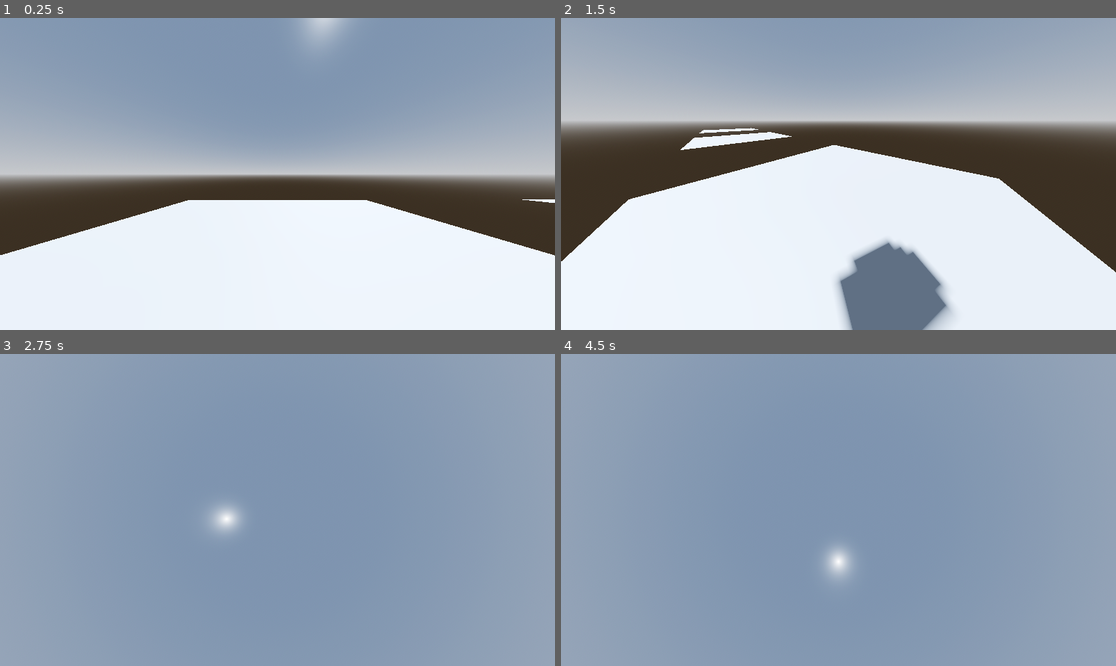
Above: before the commit, frames 1-4 (two rows, left to right).
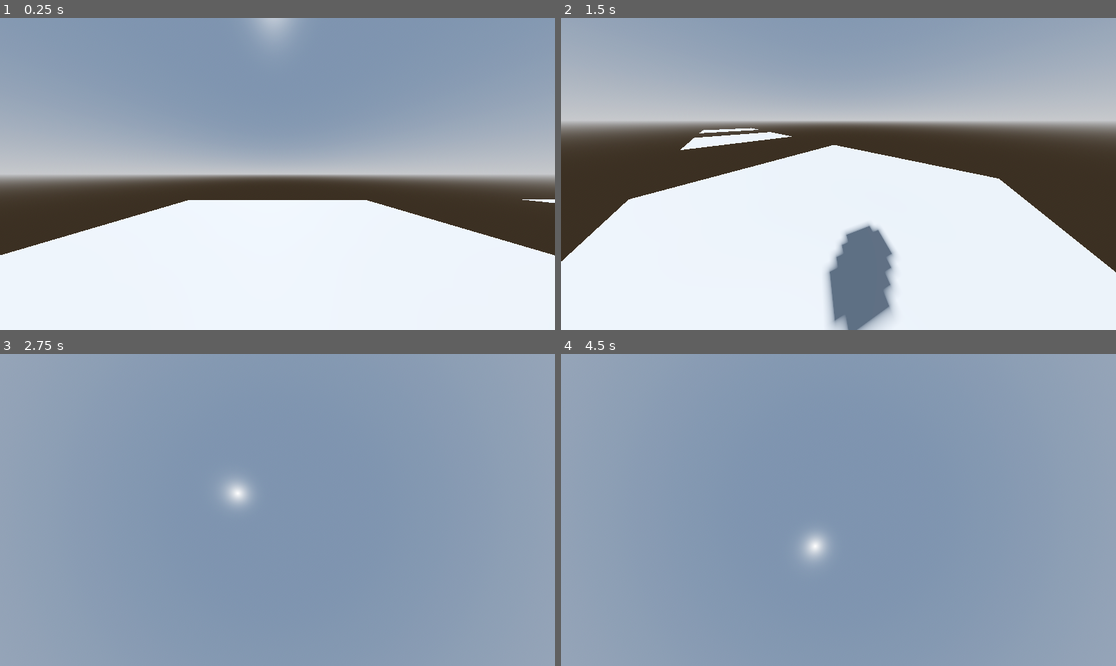
Above: after the commit, the same moments.

Repository: Warladd/RoboRogue
Game: Godot game, scene res://scenes/screens/prototype.tscn
The game is run twice, just before and just after one commit, with the same random seed, the same clock (stepped at 60 frames per second) and the same inputs.
Inputs (mouse positions are in pixels of both pictures, inside the frame that each line leads up to):
- Up to frame 1 (0.25 s): no input
- Up to frame 2 (1.5 s): tap Enter at 0.5 s; move the mouse to (960, 158) at 0.52 s; hold Right (right) 0.53-1.28 s; tap Space (jump) at 0.77 s; move the mouse to (727, 189) at 1.27 s; hold S (down) from 1.28 s (still down)
- Up to frame 3 (2.75 s): tap Space (jump) at 1.52 s; move the mouse to (333, 441) at 2.02 s; release S (down) at 2.03 s; hold Right (right) from 2.03 s (still down)
- Up to frame 4 (4.5 s): tap Space (jump) at 2.75, 3.02, 3.77, 4.25 s; move the mouse to (810, 572) at 2.77 s; release Right (right) at 2.78 s; hold W (up) 2.78-3.53 s; tap Enter at 3.5 s; move the mouse to (1005, 556) at 3.52 s; hold A (left) from 3.53 s (still down); move the mouse to (672, 463) at 4.27 s

The runs differ from the first frame. In frame 1, 0.8% of the frame differs, in the area x 45-63%, y 0-9%; in frame 2, 4.3%, in the area x 47-71%, y 65-100%; in frame 3, 0.8%; in frame 4, 0.8%.

Commit message:
Started on adding it
Barely did anything just added the exported variable for battery life

Diff:
--- a/project.godot
+++ b/project.godot
@@ -19,6 +19,7 @@
 
 window/size/viewport_width=1920
 window/size/viewport_height=1080
+window/size/mode=3
 
 [input]
 
--- a/scenes/player.gd
+++ b/scenes/player.gd
@@ -3,6 +3,8 @@
 @export var speed = 10.0
 @export var jump_velocity = 4.5
 @export var max_fall_distance : int = 8
+
+@export var battery_life : float = 100
 
 var look_sensitivity = ProjectSettings.get_setting("player/look_sensitivity")
 var gravity = ProjectSettings.get_setting("physics/3d/default_gravity")
--- a/scenes/screens/prototype.tscn
+++ b/scenes/screens/prototype.tscn
@@ -27,7 +27,7 @@
 environment = SubResource("Environment_k1fiy")
 
 [node name="DirectionalLight3D" type="DirectionalLight3D" parent="."]
-transform = Transform3D(-0.866023, -0.433016, 0.250001, 0, 0.499998, 0.866027, -0.500003, 0.749999, -0.43301, 0, 0, 0)
+transform = Transform3D(-0.826254, -0.562909, -0.020904, -0.259423, 0.347324, 0.901147, -0.500003, 0.749999, -0.43301, 0, 0.0693166, 0)
 shadow_enabled = true
 
 [node name="Player" parent="." instance=ExtResource("1_4yp4i")]
